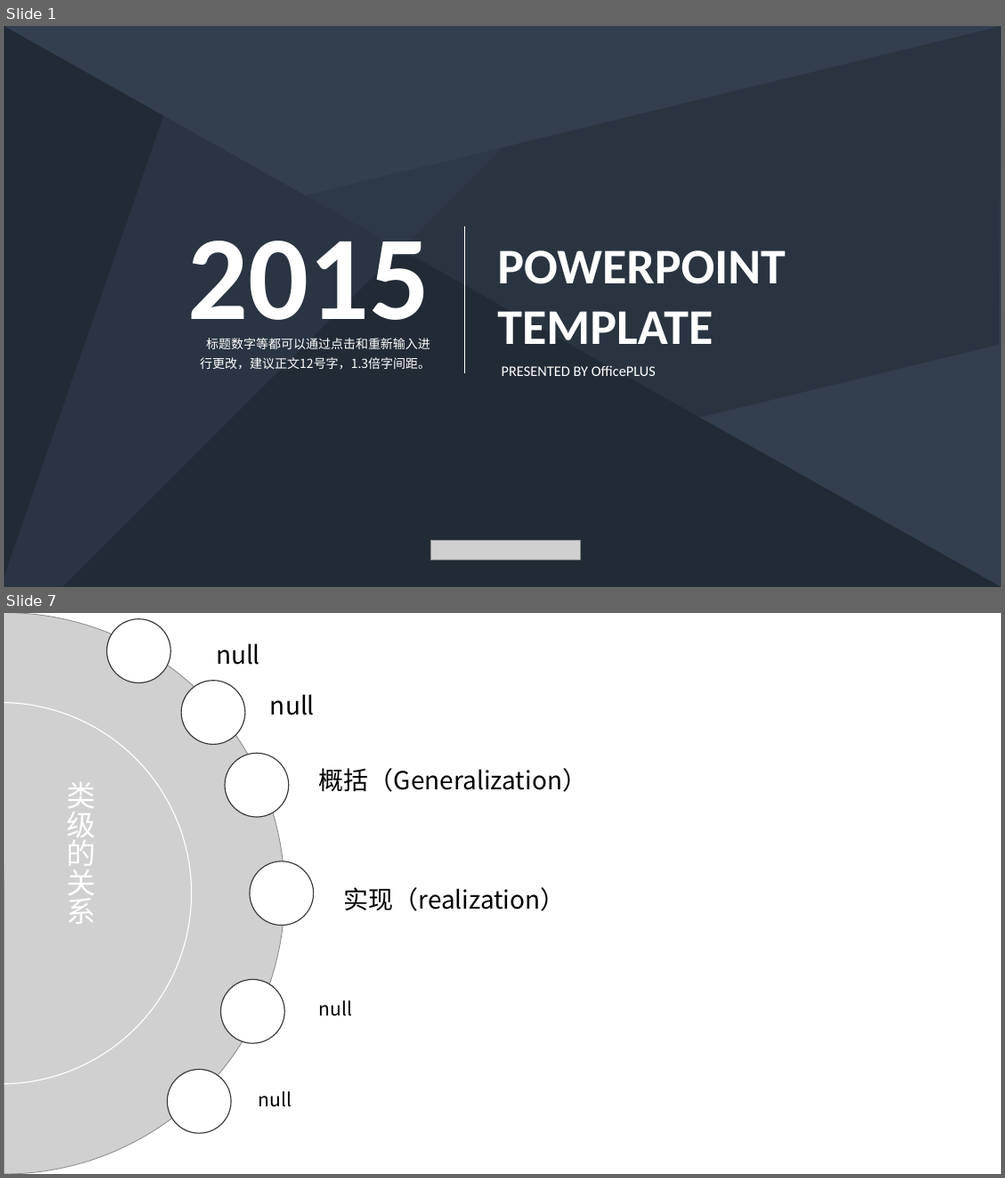
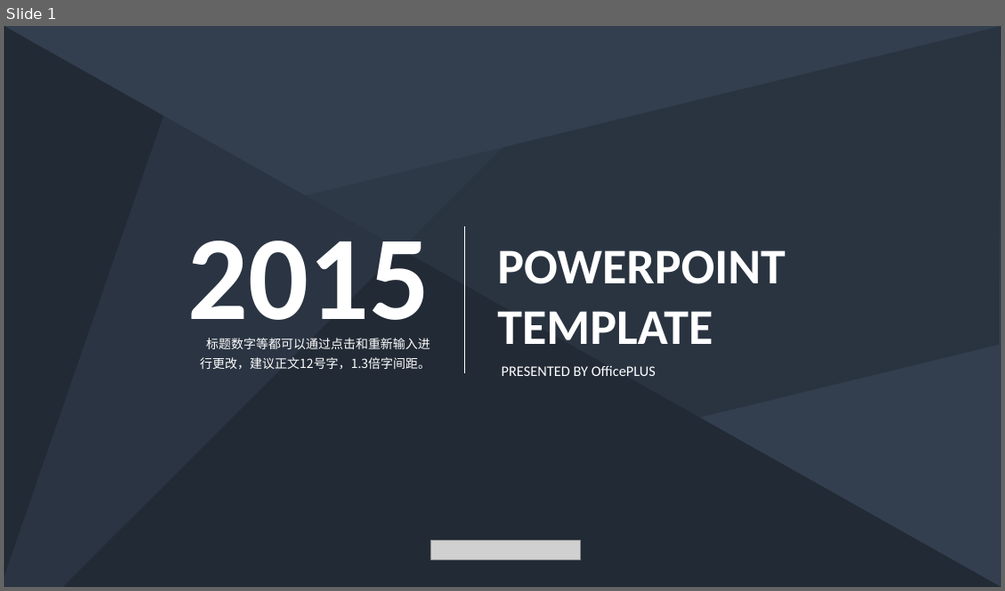
Before and after one commit to PRD2018-G03/PRD2018-G03-SoftwareEngineeringProject, a slide deck: 非受控文档/5_骆佳俊/深蓝低调稳重商务PPT模板-类图骆佳俊部分.pptx. Shown one above the other, each under a label of ours: slides 1 and 7 before the commit, slide 1 after it; the slides between them are not shown. The pictures are 1005x1178 and 1005x591 pixels, drawn with LibreOffice and Linux fonts; fonts in the diff are those of the drawing; grey boxes stand for pictures. Boxes give left, top, right and bottom in pixels: in the first picture for what was removed or moved away, otherwise in the second. Text is boxed around its words. In the diff, an @@ line names an element or a change of style, - is before the commit and + after.

```diff
--- a/非受控文档/5_骆佳俊/深蓝低调稳重商务PPT模板-类图骆佳俊部分.pptx
+++ b/非受控文档/5_骆佳俊/深蓝低调稳重商务PPT模板-类图骆佳俊部分.pptx
@@ slide 7 removed at [4, 613, 1001, 1174], background #FFFFFF @@
@@ picture removed at [4, 613, 285, 1174] @@
@@ ellipse removed at [107, 619, 170, 682] @@
@@ text removed at [216, 643, 260, 665] @@
-null
@@ ellipse removed at [181, 681, 245, 744] @@
@@ ellipse removed at [4, 703, 192, 1084] @@
@@ text removed at [270, 694, 315, 715] @@
-null
@@ ellipse removed at [225, 753, 288, 817] @@
@@ text removed at [319, 768, 587, 792] @@
-概括（Generalization）
@@ text removed at [66, 782, 96, 924] @@
-类级的关系
@@ ellipse removed at [250, 861, 314, 925] @@
@@ text removed at [343, 887, 565, 911] @@
-实现（realization）
@@ ellipse removed at [221, 980, 284, 1043] @@
@@ text removed at [319, 1000, 352, 1016] @@
-null
@@ ellipse removed at [167, 1070, 231, 1133] @@
@@ text removed at [259, 1091, 291, 1107] @@
-null
```
Also in this commit, not shown: 5 slides changed, 12 slides added, 3 other slides removed.
